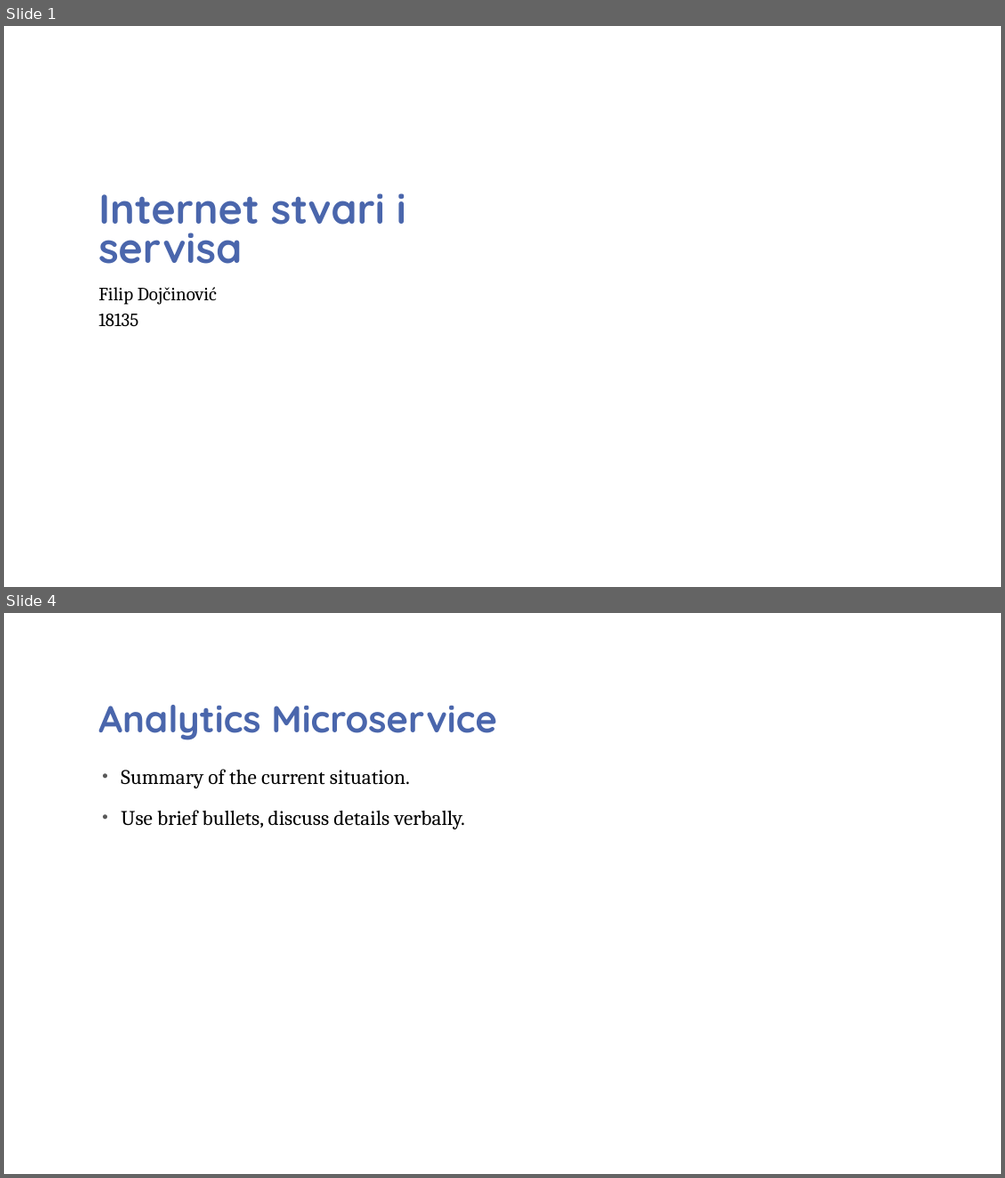
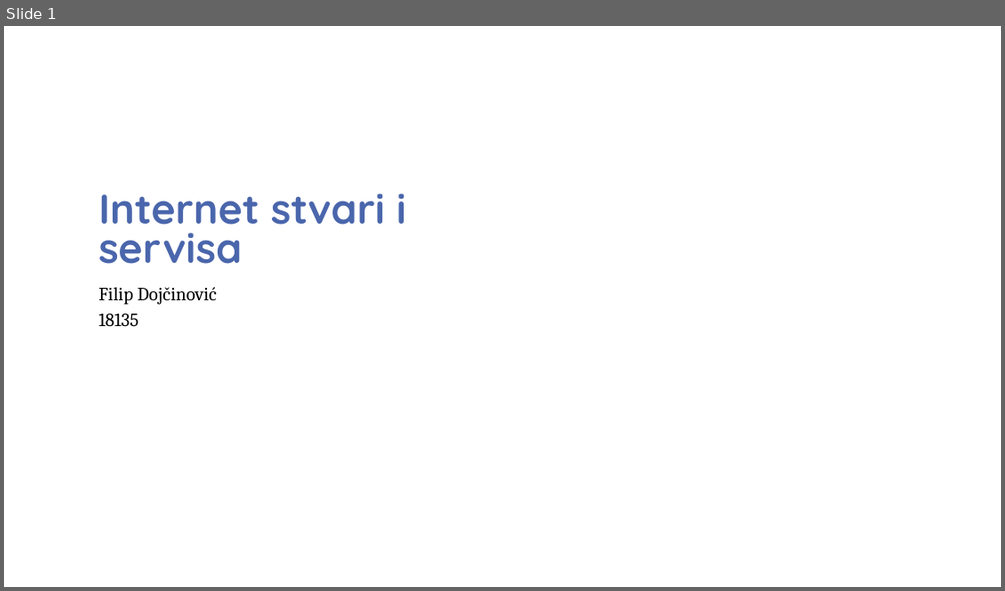
Before and after one commit to deutschah/IOT2, a slide deck: Internet stvari i servisa2.pptx. Shown one above the other, each under a label of ours: slides 1 and 4 before the commit, slide 1 after it; the slides between them are not shown. The pictures are 1005x1178 and 1005x591 pixels, drawn with LibreOffice and Linux fonts; fonts in the diff are those of the drawing; background and template pictures are left out. Boxes give left, top, right and bottom in pixels: in the first picture for what was removed or moved away, otherwise in the second. Text is boxed around its words. In the diff, an @@ line names an element or a change of style, - is before the commit and + after.

```diff
--- a/Internet stvari i servisa2.pptx
+++ b/Internet stvari i servisa2.pptx
@@ slide 4 removed at (4,613,1001,1174), background picture (left out) @@
@@ title removed at (98,705,496,740) @@
-Analytics Microservice
@@ text removed at (121,769,465,829) @@
-• Summary of the current situation.
-• Use brief bullets, discuss details verbally.
```
Also in this commit, not shown: 3 slides changed, 6 slides added, 1 other slide removed, 14 other files.
